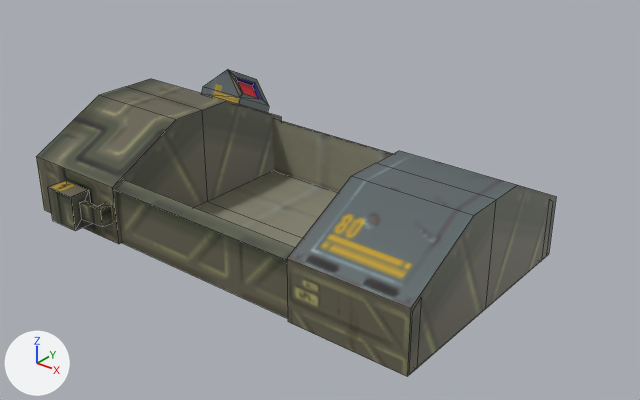
Before and after pictures for a commit that changed the Blender file project_files/cryobed-01.blend.
Both versions are drawn from a 50 mm camera at (4.24, -5.85, 4.1) aimed at (-0.42, -0.02, 0.49). The lights are fixed; the arrows at lower left show +X, +Y and +Z. Mesh edges are drawn as thin lines.

The older version as bpy lines, for what is in view:
```python
ob_cryo_chamber_08_001 = bpy.data.objects.new('cryo_chamber-08.001', me_cryo_chamber_08_001)
ob_cryo_chamber_08_001.location = (0.0, 0.0, 0.0)
ob_cryo_chamber_08_001.rotation_euler = (-1.571, 1.571, 0.0)  # degrees (-90, 90, 0)
ob_cryo_chamber_08_002 = bpy.data.objects.new('cryo_chamber-08.002', me_cryo_chamber_08_005)
ob_cryo_chamber_08_002.location = (0.0, 0.0, 0.0)
ob_cryo_chamber_08_002.rotation_euler = (-1.571, 1.571, 0.0)  # degrees (-90, 90, 0)
ob_cryo_chamber_08_003 = bpy.data.objects.new('cryo_chamber-08.003', me_cryo_chamber_08_003)
ob_cryo_chamber_08_003.location = (0.0, 0.389, -0.357)
ob_cryo_chamber_08_003.rotation_euler = (0.0, 1.246, 1.571)  # degrees (0, 71, 90)
ob_cryo_chamber_08_004 = bpy.data.objects.new('cryo_chamber-08.004', me_cryo_chamber_08_007)
ob_cryo_chamber_08_004.location = (0.0, 0.0, 0.0)
ob_cryo_chamber_08_004.rotation_euler = (-1.571, 1.571, 0.0)  # degrees (-90, 90, 0)
ob_cryo_chamber_08_005 = bpy.data.objects.new('cryo_chamber-08.005', me_cryo_chamber_08_006)
ob_cryo_chamber_08_005.location = (0.0, 0.0, 0.0)
ob_cryo_chamber_08_005.rotation_euler = (-1.571, 1.571, 0.0)  # degrees (-90, 90, 0)
ob_cryo_chamber_08_006 = bpy.data.objects.new('cryo_chamber-08.006', me_cryo_chamber_08_008)
ob_cryo_chamber_08_006.location = (3.313, 0.0, 0.0)
ob_cryo_chamber_08_006.rotation_euler = (-1.571, 1.571, 0.0)  # degrees (-90, 90, 0)
# me_cryo_chamber_08_001
# before: 4 (-0.56, 2.0, 1.16), 5 (-0.56, -1.36, 1.16) at pixel (553, 201), 6 (-0.63, 2.0, 1.06), 7 (-0.63, -1.36, 1.06) at pixel (549, 199), 8 (0.01, 2.0, 1.06)
# me_cryo_chamber_08_007
# before: 0 (-0.602, 1.95, 1.2) at pixel (281, 116), 2 (-0.002, 1.95, 0.0) at pixel (207, 201), 3 (-1.022, 1.95, 0.0) at pixel (202, 110), 5 (-0.002, 1.95, 1.2), 7 (-1.023, 1.95, 0.358) at pixel (226, 100)
# me_cryo_chamber_08_008
# before: 0 (-0.602, 1.95, 1.2) at pixel (556, 196), 8 (-0.602, 1.95, 1.2) at pixel (556, 196), 9 (-0.002, 1.95, 0.0) at pixel (485, 308), 10 (-1.022, 1.95, 0.0) at pixel (496, 199), 11 (-0.002, 1.95, 1.2) at pixel (548, 254)
# before: 12 (-1.023, 1.95, 0.358) at pixel (517, 185)
```
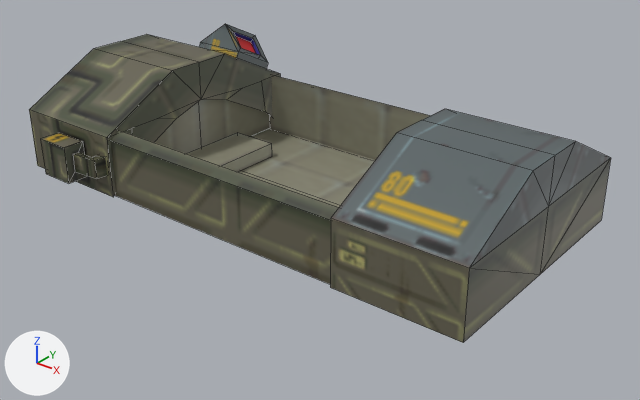
Commit message: * Update cryobed model

What differs and where, as boxes (x1, y1, x2, y2) in the pictures (640 x 400 px; the box of a moved part takes in the faces that stretch with it):
'cryo_chamber-08.006', reshaped, moved: before (287, 151, 556, 376); after (330, 109, 611, 342)
'cryo_chamber-08.001', reshaped, moved: before (116, 118, 417, 369); after (110, 75, 430, 284)
'cryo_chamber-08.004', reshaped, moved: before (36, 79, 281, 244); after (29, 34, 224, 197)
'cryo_chamber-08.007', added: after (107, 54, 280, 197)
'cryo_chamber-08.008', added: after (110, 131, 339, 220)
'cryo_chamber-08.003', moved: before (201, 69, 269, 112); after (199, 24, 268, 68)
'cryo_chamber-08.002', moved: before (48, 180, 92, 231); after (41, 133, 87, 183)
'Cube', added: after (187, 132, 272, 172)
'cryo_chamber-08.005', moved: before (80, 200, 113, 227); after (73, 152, 107, 179)
part 1 of me_cryo_chamber_08_001, moved or reshaped: before (116, 180, 295, 260); after (154, 99, 270, 154)
part 2 of me_cryo_chamber_08_007, deleted: before (112, 101, 281, 244)
part 3 of me_cryo_chamber_08_008, built on: before (407, 185, 556, 376); after (463, 141, 611, 342)

Edits to the bpy script that builds the scene:
```text
Change me_cryo_chamber_08_001:
    used by ob_cryo_chamber_08_001; location = (0.0, 0.0, 0.0); rotation_euler = (-1.571, 1.571, 0.0), in degrees (-90, 90, 0)
    verts and faces of me_cryo_chamber_08_001; kept vertices keep their numbers, new ones are numbered from 10
    remove me_cryo_chamber_08_001.from_pydata(...)  # 10 vertices, 4 faces; spans x -0.63..0.01, y -1.36..2.0, z 0.0..1.16
    add me_cryo_chamber_08_001.from_pydata(...)  # 12 vertices, 4 faces; spans x -0.93..0.01, y -1.36..2.0, z 0.0..1.16
    me_cryo_chamber_08_001 part 1
    add delete_faces([(4, 6, 7, 5)])
    add verts[10] = (-0.93, 2.0, 0.0)
    add verts[11] = (0.01, 2.0, 0.0)
    add faces += [(6, 10, 11, 8)]
Change me_cryo_chamber_08_007:
    used by ob_cryo_chamber_08_004; location = (0.0, 0.0, 0.0); rotation_euler = (-1.571, 1.571, 0.0), in degrees (-90, 90, 0)
    verts and faces of me_cryo_chamber_08_007; kept vertices keep their numbers, new ones are numbered from 9
    remove me_cryo_chamber_08_007.from_pydata(...)  # 9 vertices, 4 faces; spans x -1.023..-0.002, y 1.95..3.126, z 0.0..1.2
    add me_cryo_chamber_08_007.from_pydata(...)  # 8 vertices, 3 faces; spans x -1.023..-0.002, y 1.95..3.126, z 0.0..1.2
    me_cryo_chamber_08_007 part 2
    add delete_vertices([2])  # with the faces that use them
Change me_cryo_chamber_08_008:
    used by ob_cryo_chamber_08_006; location = (3.313, 0.0, 0.0); rotation_euler = (-1.571, 1.571, 0.0), in degrees (-90, 90, 0)
    verts and faces of me_cryo_chamber_08_008; kept vertices keep their numbers, new ones are numbered from 13
    remove me_cryo_chamber_08_008.from_pydata(...)  # 13 vertices, 4 faces; spans x -1.023..-0.002, y 1.95..3.126, z 0.0..1.2
    add me_cryo_chamber_08_008.from_pydata(...)  # 15 vertices, 7 faces; spans x -1.023..-0.002, y 1.95..3.126, z 0.0..1.2
    me_cryo_chamber_08_008 part 3
    add delete_faces([(8, 12, 10, 9, 11)])
    add verts[13] = (-0.602, 1.95, 1.2)  # pixel (610, 157)
    add verts[14] = (-0.602, 1.95, 0.0)  # pixel (548, 206)
    add faces += [(8, 9, 11), (10, 14, 12), (12, 14, 13), (0, 14, 9)]
Change ob_cryo_chamber_08_001:
    ob_cryo_chamber_08_001.location: (0.0, 0.0, 0.0) -> (0.0, 0.0, 0.5)
Change ob_cryo_chamber_08_003:
    ob_cryo_chamber_08_003.location: (0.0, 0.389, -0.357) -> (0.0, 0.389, 0.143)
Change ob_cryo_chamber_08_002:
    ob_cryo_chamber_08_002.location: (0.0, 0.0, 0.0) -> (0.0, 0.0, 0.5)
Change ob_cryo_chamber_08_005:
    ob_cryo_chamber_08_005.location: (0.0, 0.0, 0.0) -> (0.0, 0.0, 0.5)
Change ob_cryo_chamber_08_004:
    ob_cryo_chamber_08_004.location: (0.0, 0.0, 0.0) -> (0.0, 0.0, 0.5)
Change ob_cryo_chamber_08_006:
    ob_cryo_chamber_08_006.location: (3.313, 0.0, 0.0) -> (3.755, 0.0, 0.5)
Add ob_cryo_chamber_08_008:
    ob_cryo_chamber_08_008 = bpy.data.objects.new('cryo_chamber-08.008', me_cryo_chamber_08_011)  # 4 vertices, 1 face; spans x -0.63..-0.56, y -1.36..2.0, z 1.06..1.16; in mat_primary_texture (picture img_entities_texture_01_png); modifiers MIRROR
    ob_cryo_chamber_08_008.location = (0.0, 0.0, 0.5)
    ob_cryo_chamber_08_008.rotation_euler = (-1.571, 1.571, 0.0)  # degrees (-90, 90, 0)
Add ob_cube:
    ob_cube = bpy.data.objects.new('Cube', me_cube)  # 8 vertices, 4 faces; spans x -1.2..1.2, y -2.33..2.33, z -1.06..-0.34; in mat_primary_texture (picture img_entities_texture_01_png)
    ob_cube.location = (-1.681, 0.0, 0.715)
    ob_cube.scale = (0.2, 0.2, 0.2)
Add ob_cryo_chamber_08_007:
    ob_cryo_chamber_08_007 = bpy.data.objects.new('cryo_chamber-08.007', me_cryo_chamber_08_009)  # 9 vertices, 5 faces; spans x -1.023..-0.002, y 1.95, z 0.0..1.2; in mat_primary_texture (picture img_entities_texture_01_png); modifiers MIRROR
    ob_cryo_chamber_08_007.location = (0.0, 0.0, 0.5)
    ob_cryo_chamber_08_007.rotation_euler = (-1.571, 1.571, 0.0)  # degrees (-90, 90, 0)
```
